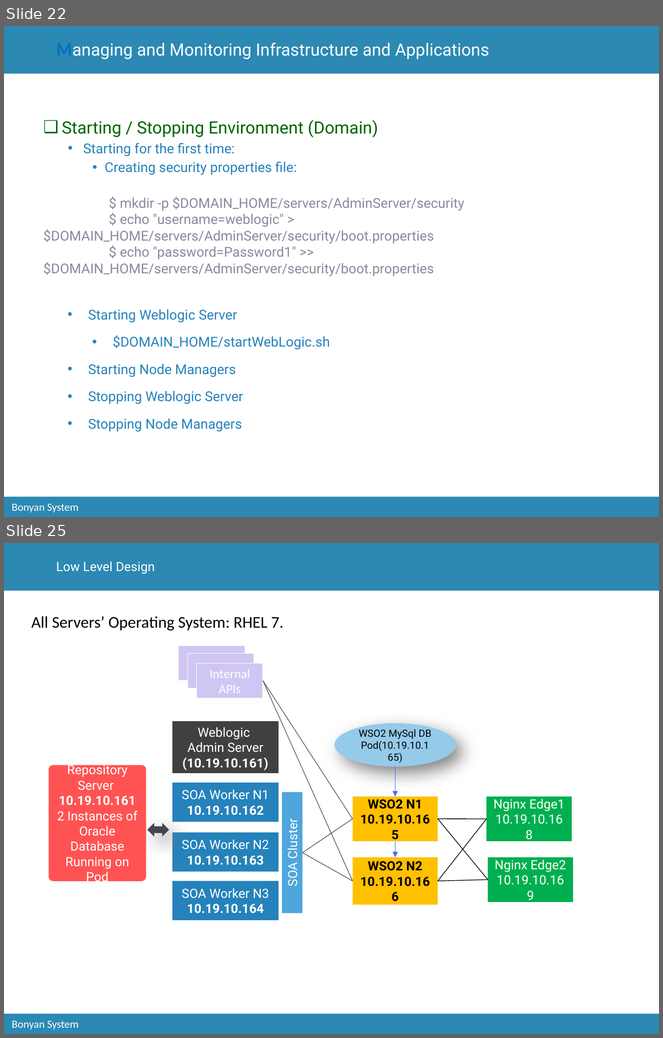
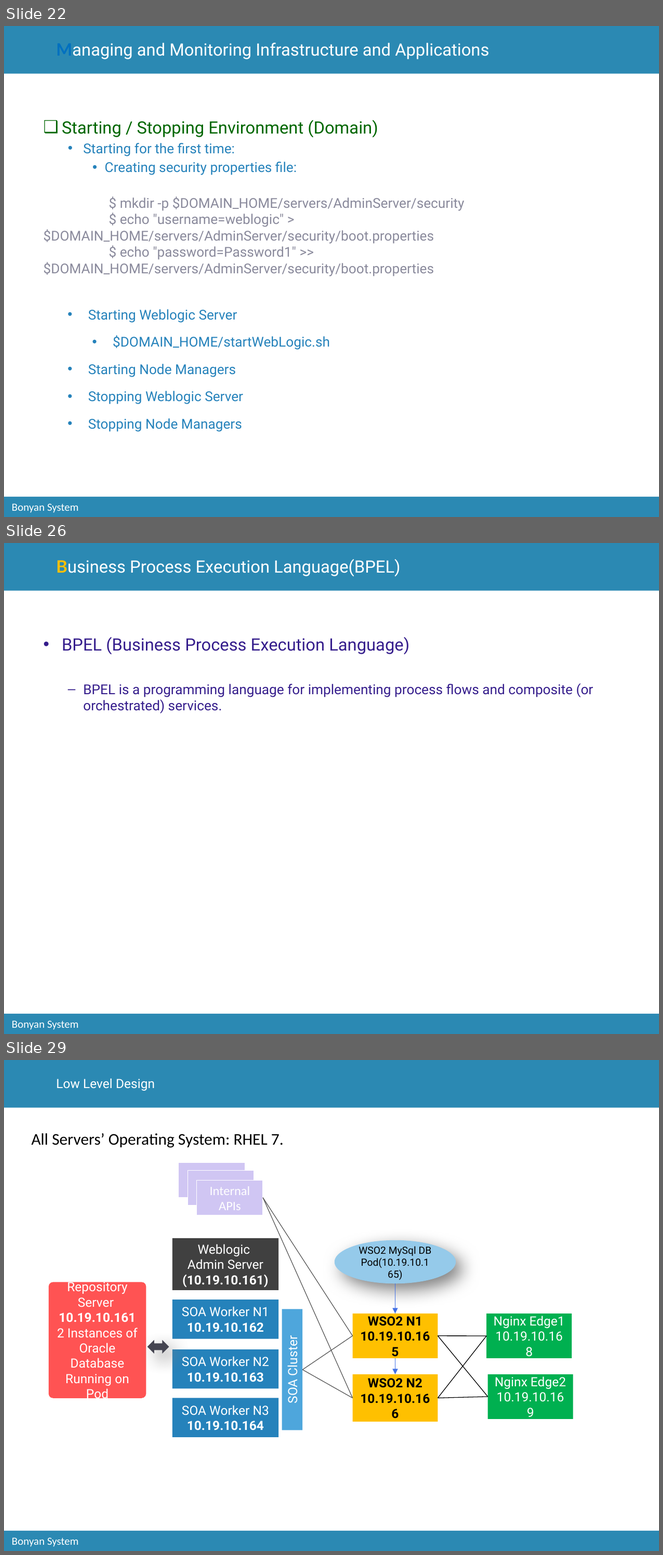
Before and after one commit to catcry/soaTraining, a slide deck: Presentation/soaTrainingPresentation.pptx. Shown one above the other, each under a label of ours: slides 22 and 25 before the commit, slides 22, 26 and 29 after it; the slides between them are not shown. The pictures are 663x1038 and 663x1555 pixels, drawn with LibreOffice and Linux fonts; fonts in the diff are those of the drawing; background and template pictures are left out. Boxes give left, top, right and bottom in pixels: in the first picture for what was removed or moved away, otherwise in the second. Text is boxed around its words. In the diff, an @@ line names an element or a change of style, - is before the commit and + after.

```diff
--- a/Presentation/soaTrainingPresentation.pptx
+++ b/Presentation/soaTrainingPresentation.pptx
@@ slide 26 added at [4,543,659,1034], background #FFFFFF; not listed: 3 template elements that a slide beside it also shows @@
@@ title added at [56,559,400,577], 18.8 pt, text #FFFFFF @@
+Business Process Execution Language(BPEL)
@@ text added at [62,637,594,714], 15 pt, text #351D8C @@
+• BPEL (Business Process Execution Language)
+  – BPEL is a programming language for implementing process flows and composite (or orchestrated) services.
@@ what was slide 25 is now slide 29 @@
```
Also in this commit, not shown: 3 slides changed, 3 other slides added.
